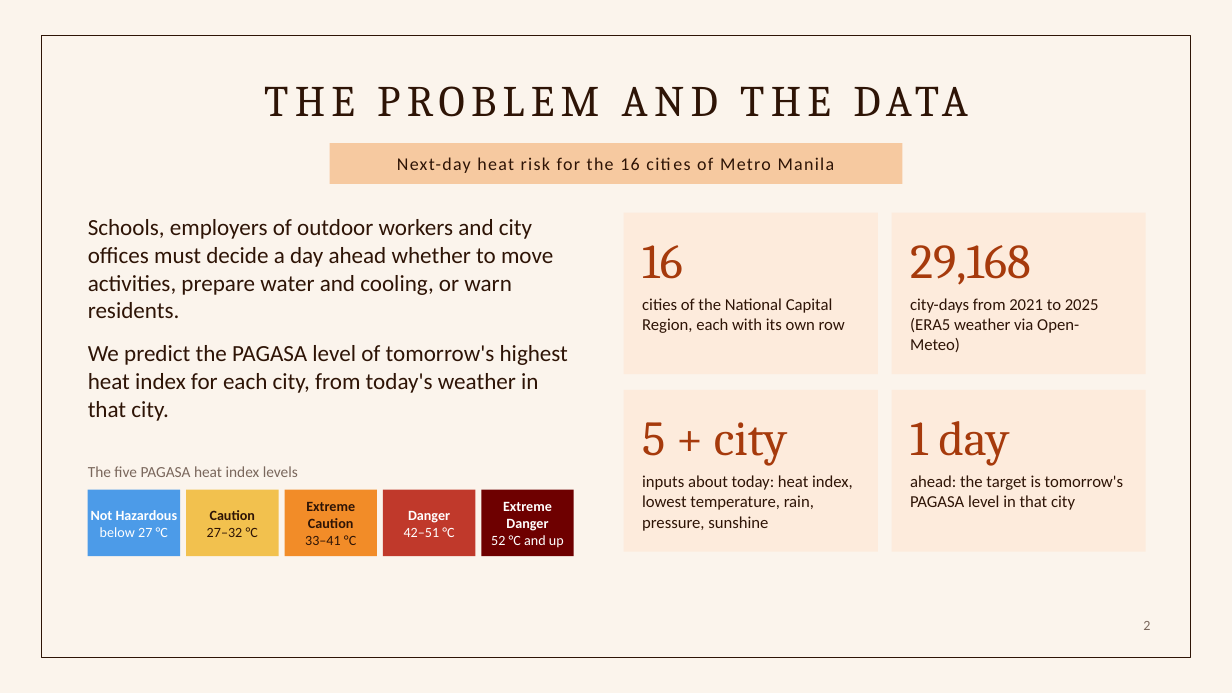
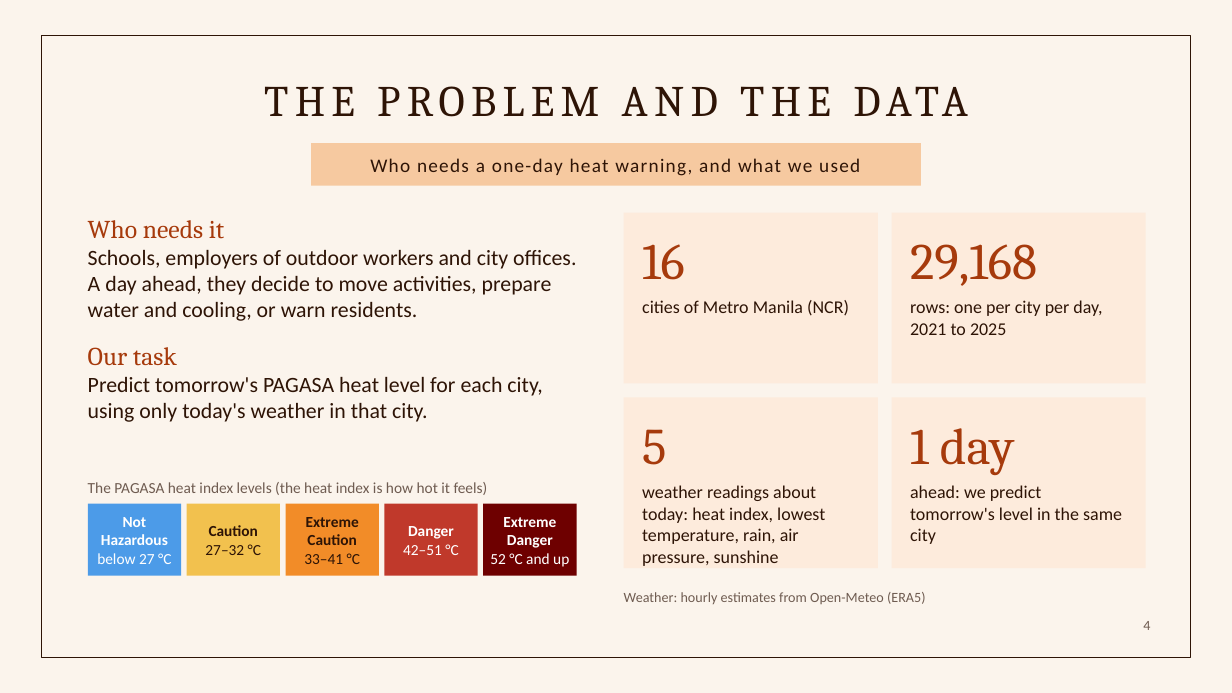
Before and after one commit to keyyum/heatcast-ncr-simple, a slide deck: slide 4 of presentation/HeatCast_NCR_Presentation.pptx (slide 2 before the commit). Drawn at 1232x693 pixels with LibreOffice and Linux fonts; fonts in the diff are those of the drawing. Boxes give left, top, right and bottom in pixels: in the first picture for what was removed or moved away, otherwise in the second. Text is boxed around its words. In the diff, an @@ line names an element or a change of style, - is before the commit and + after.

```diff
--- a/presentation/HeatCast_NCR_Presentation.pptx
+++ b/presentation/HeatCast_NCR_Presentation.pptx
@@ rectangle "Who needs a one-day heat ...": place and size @@
-rectangle "Who needs a one-day heat ..." at bbox=[330, 143, 903, 184]
+rectangle "Who needs a one-day heat ..." at bbox=[311, 143, 921, 186]
@@ text in rectangle at bbox=[370, 158, 860, 176]: text changed; size 14 to 15 pt @@
-Next-day heat risk for the 16 cities of Metro Manila
+Who needs a one-day heat warning, and what we used
@@ text at bbox=[88, 220, 576, 422]: text changed; size 18 to 17 pt @@
-Schools, employers of outdoor workers and city offices must decide a day ahead whether to move activities, prepare water and cooling, or warn residents.
-We predict the PAGASA level of tomorrow's highest heat index for each city, from today's weather in that city.
+Who needs it
+Schools, employers of outdoor workers and city offices. A day ahead, they decide to move activities, prepare water and cooling, or warn residents.
+Our task
+Predict tomorrow's PAGASA heat level for each city, using only today's weather in that city.
@@ rectangle: place and size @@
-rectangle at bbox=[624, 213, 878, 374]
+rectangle at bbox=[624, 213, 878, 384]
@@ rectangle: place and size @@
-rectangle at bbox=[892, 213, 1146, 374]
+rectangle at bbox=[892, 213, 1146, 384]
@@ text at bbox=[642, 300, 849, 316]: text changed; size 13 to 14 pt @@
-cities of the National Capital Region, each with its own row
+cities of Metro Manila (NCR)
@@ text at bbox=[910, 300, 1102, 335]: text changed; size 13 to 14 pt @@
-city-days from 2021 to 2025 (ERA5 weather via Open-Meteo)
+rows: one per city per day, 2021 to 2025
@@ rectangle: place and size @@
-rectangle at bbox=[624, 390, 878, 552]
+rectangle at bbox=[624, 397, 878, 568]
@@ rectangle: place and size @@
-rectangle at bbox=[892, 390, 1146, 552]
+rectangle at bbox=[892, 397, 1146, 568]
@@ size 38 to 40 pt in 3 elements at bbox=[642, 244, 685, 280], bbox=[910, 244, 1037, 286], bbox=[910, 428, 1014, 475] @@
@@ text "1 day": place and size @@
-text "1 day" at bbox=[910, 421, 1010, 465]
+text "1 day" at bbox=[910, 428, 1014, 475]
@@ text at bbox=[642, 429, 666, 465]: text changed; size 38 to 40 pt @@
-5 + city
+5
@@ rectangle "Not Hazardous": place and size @@
-rectangle "Not Hazardous" at bbox=[88, 490, 180, 556]
+rectangle "Not Hazardous" at bbox=[88, 504, 181, 576]
@@ text at bbox=[88, 482, 488, 495]: text changed; text colour #7A675C to #6F5C51 @@
-The five PAGASA heat index levels
+The PAGASA heat index levels (the heat index is how hot it feels)
@@ rectangle "Caution": place and size @@
-rectangle "Caution" at bbox=[187, 490, 279, 556]
+rectangle "Caution" at bbox=[187, 504, 280, 576]
@@ rectangle "Extreme Caution": place and size @@
-rectangle "Extreme Caution" at bbox=[285, 490, 377, 556]
+rectangle "Extreme Caution" at bbox=[286, 504, 379, 576]
@@ rectangle "Danger": place and size @@
-rectangle "Danger" at bbox=[383, 490, 475, 556]
+rectangle "Danger" at bbox=[384, 504, 478, 576]
@@ size 11 to 12 pt in 5 elements at bbox=[88, 504, 181, 576], bbox=[187, 504, 280, 576], bbox=[286, 504, 379, 576], bbox=[384, 504, 478, 576], bbox=[483, 504, 577, 576] @@
@@ rectangle "Extreme Danger": place and size @@
-rectangle "Extreme Danger" at bbox=[482, 490, 574, 556]
+rectangle "Extreme Danger" at bbox=[483, 504, 577, 576]
@@ text at bbox=[642, 485, 825, 566]: text changed; size 13 to 14 pt @@
-inputs about today: heat index, lowest temperature, rain, pressure, sunshine
+weather readings about today: heat index, lowest temperature, rain, air pressure, sunshine
@@ text at bbox=[910, 485, 1122, 544]: text changed; size 13 to 14 pt @@
-ahead: the target is tomorrow's PAGASA level in that city
+ahead: we predict tomorrow's level in the same city
@@ text added at bbox=[624, 592, 925, 604], 11 pt, text #6F5C51 @@
+Weather: hourly estimates from Open-Meteo (ERA5)
@@ page number at bbox=[1143, 621, 1150, 630]: text changed; text colour #7A675C to #6F5C51 @@
-2
+4
```
Also in this commit, not shown: 6 other slides changed, 7 slides added, 2 slides removed, 5 other files.
